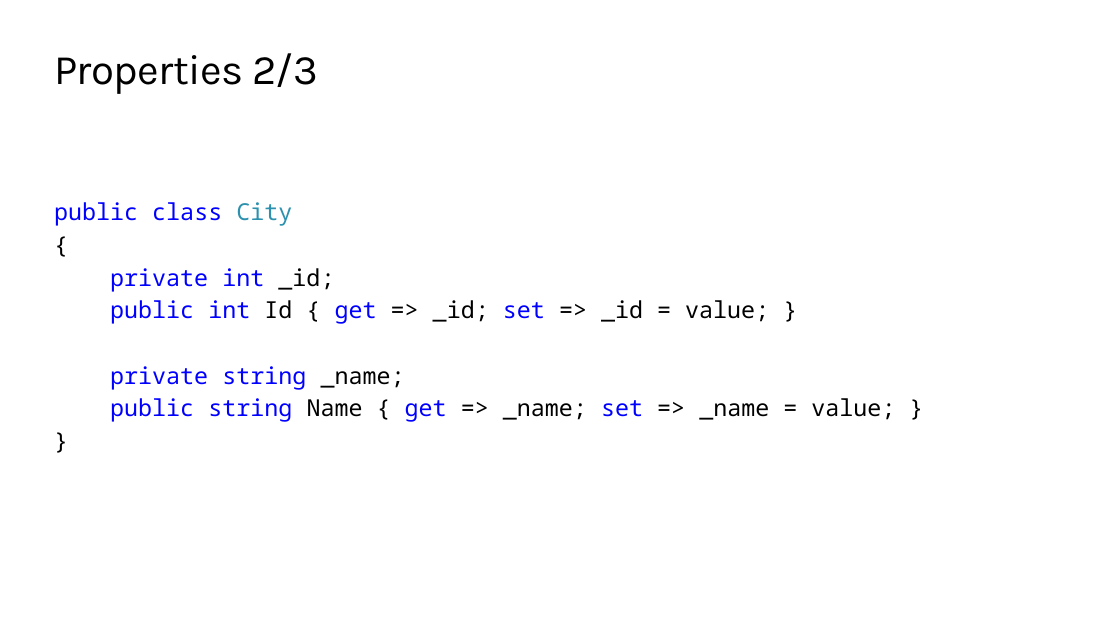
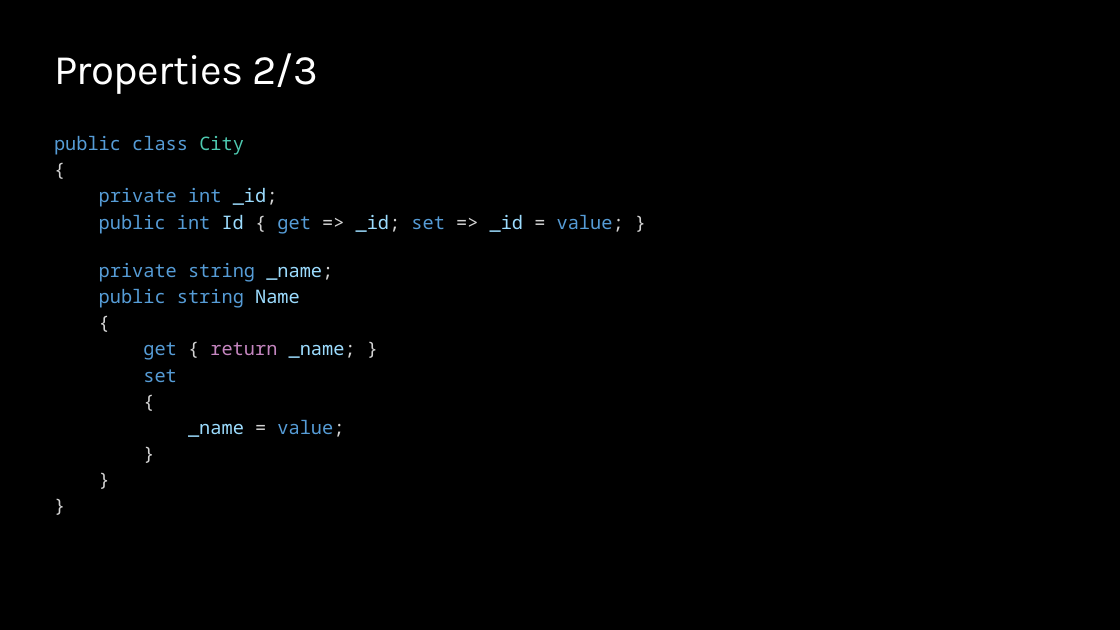
Before and after one commit to ondfisk/BDSA2020, a slide deck: slide 5 of Slides/Lecture03 - Lambdas and LINQ.pptx (slide 4 before the commit). Drawn at 1120x630 pixels with LibreOffice and Linux fonts; fonts in the diff are those of the drawing; background and template pictures are left out. Boxes give left, top, right and bottom in pixels: in the first picture for what was removed or moved away, otherwise in the second. Text is boxed around its words. In the diff, an @@ line names an element or a change of style, - is before the commit and + after.

```diff
--- a/Slides/Lecture03 - Lambdas and LINQ.pptx
+++ b/Slides/Lecture03 - Lambdas and LINQ.pptx
@@ background #FFFFFF to #000000 @@
@@ title "Properties 2/3" at bbox=[54, 53, 318, 94]: text colour #000000 to #FFFFFF @@
@@ text at bbox=[54, 136, 624, 437]: paragraphs added @@
+}
+}
@@ text at bbox=[54, 136, 624, 282]: size 20 to 16 pt in "public class City", "{", "private int _id;", "public int Id { get => _id; ..." and 2 more places; text colour #0000FF to #569CD6 in "public class", "private int", "public int get set", "private string"; text colour #2B91AF to #4EC9B0 in "City"; text colour #000000 to #D4D4D4 in "{", "_id;", "{ => _id; => = value; }", "_name;" and 1 more places; text colour #000000 to #9CDCFE in "_id;", "Id _id; _id", "_name;"; text colour #000000 to #569CD6 in "value;" @@
@@ text at bbox=[99, 289, 356, 437]: text changed; size 20 to 16 pt; text colour #000000 to #569CD6 @@
-public string Name { get => _name; set => _name = value; }
+public string Name
+{
+get { return _name; }
+set
+{
+_name = value;
```
Also in this commit, not shown: 10 other slides changed, 5 slides added, 1 other file.
